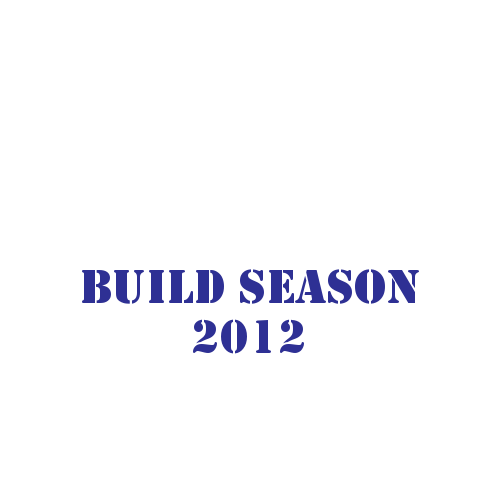
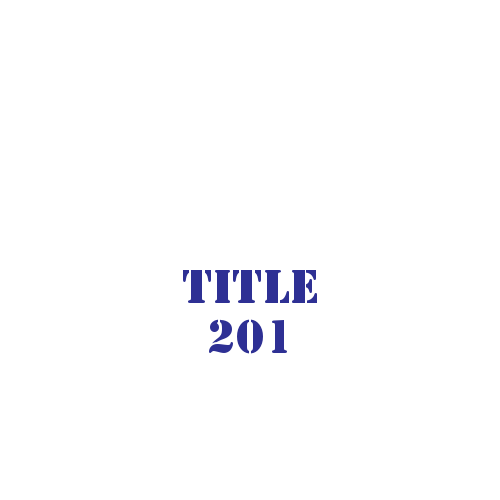
Two versions of the same layered image (500px x 500px). Layer-by-layer changes:
renamed "Build Season ..." to "title ...", painted on it over [82, 269, 419, 354]
